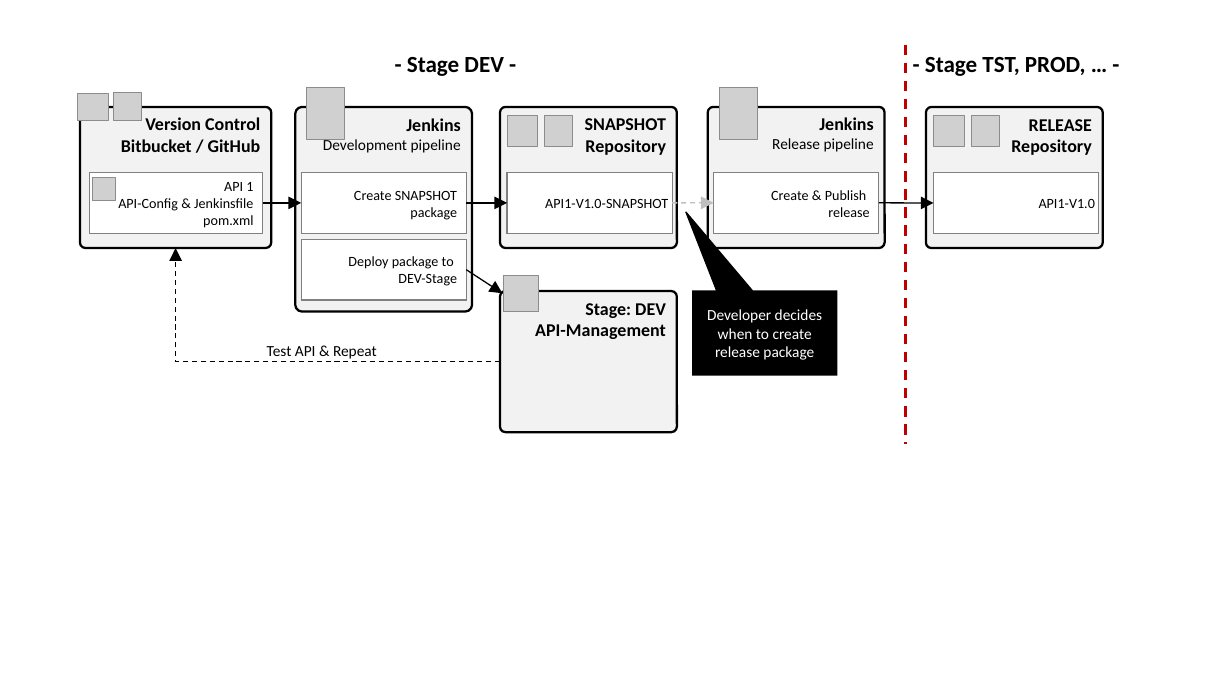
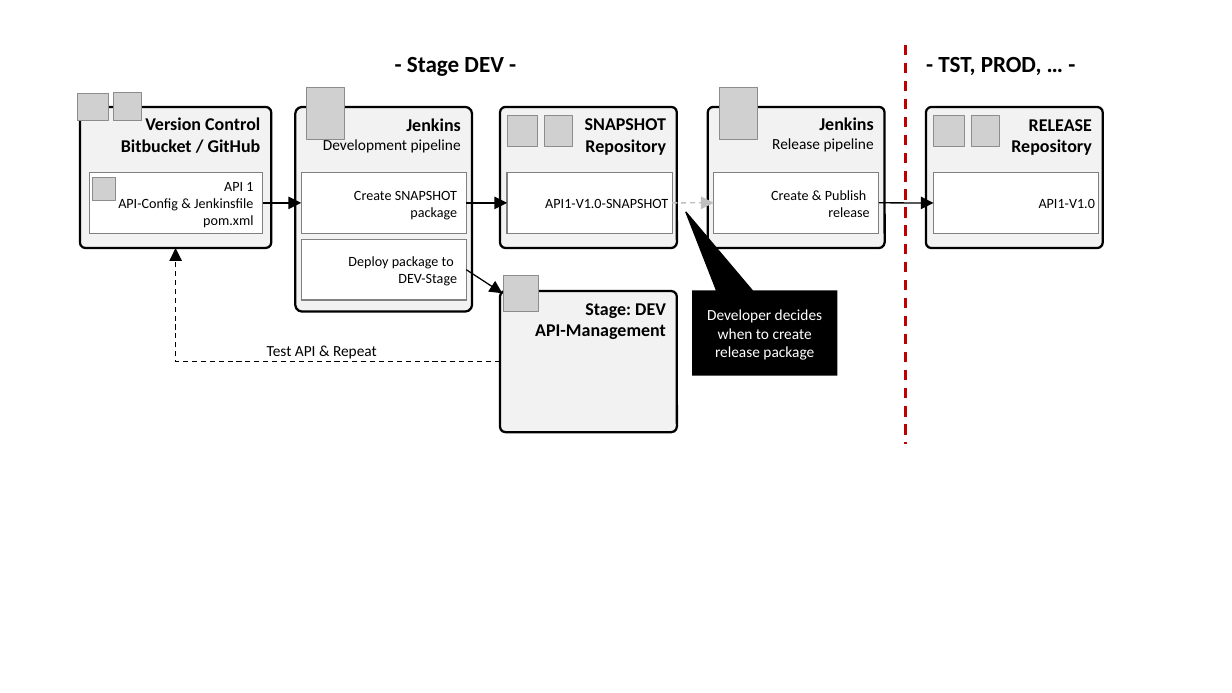
Before and after one commit to Axway-API-Management-Plus/apim-cli, a slide deck: slide 4 of misc/documentation/Images.pptx. Drawn at 1232x693 pixels with LibreOffice and Linux fonts; fonts in the diff are those of the drawing; grey boxes stand for pictures; background and template pictures are left out. Boxes give left, top, right and bottom in pixels: in the first picture for what was removed or moved away, otherwise in the second. Text is boxed around its words. In the diff, an @@ line names an element or a change of style, - is before the commit and + after.

```diff
--- a/misc/documentation/Images.pptx
+++ b/misc/documentation/Images.pptx
@@ text at bbox=[938, 57, 1042, 75]: text changed @@
-- Stage TST, PROD, … -
+- TST, PROD, … -
```
Also in this commit, not shown: 1 other slide changed, 1 other file.
